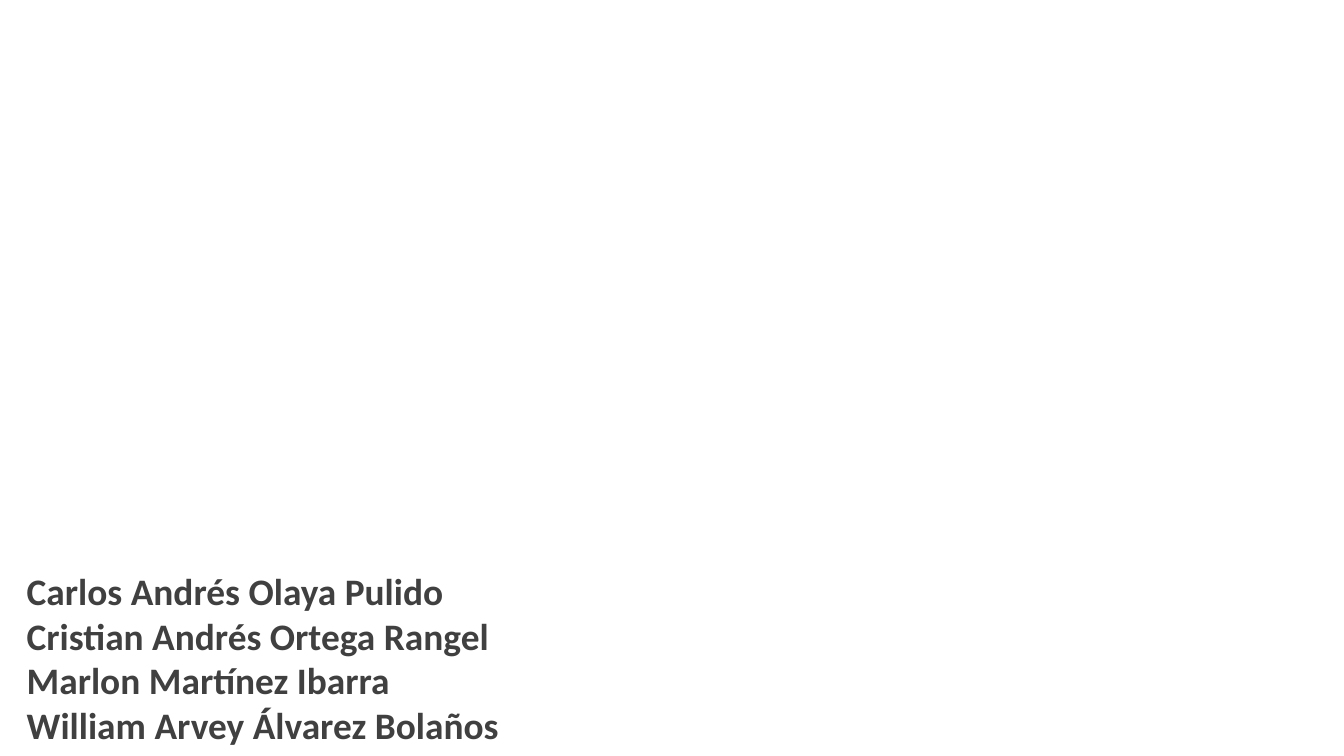
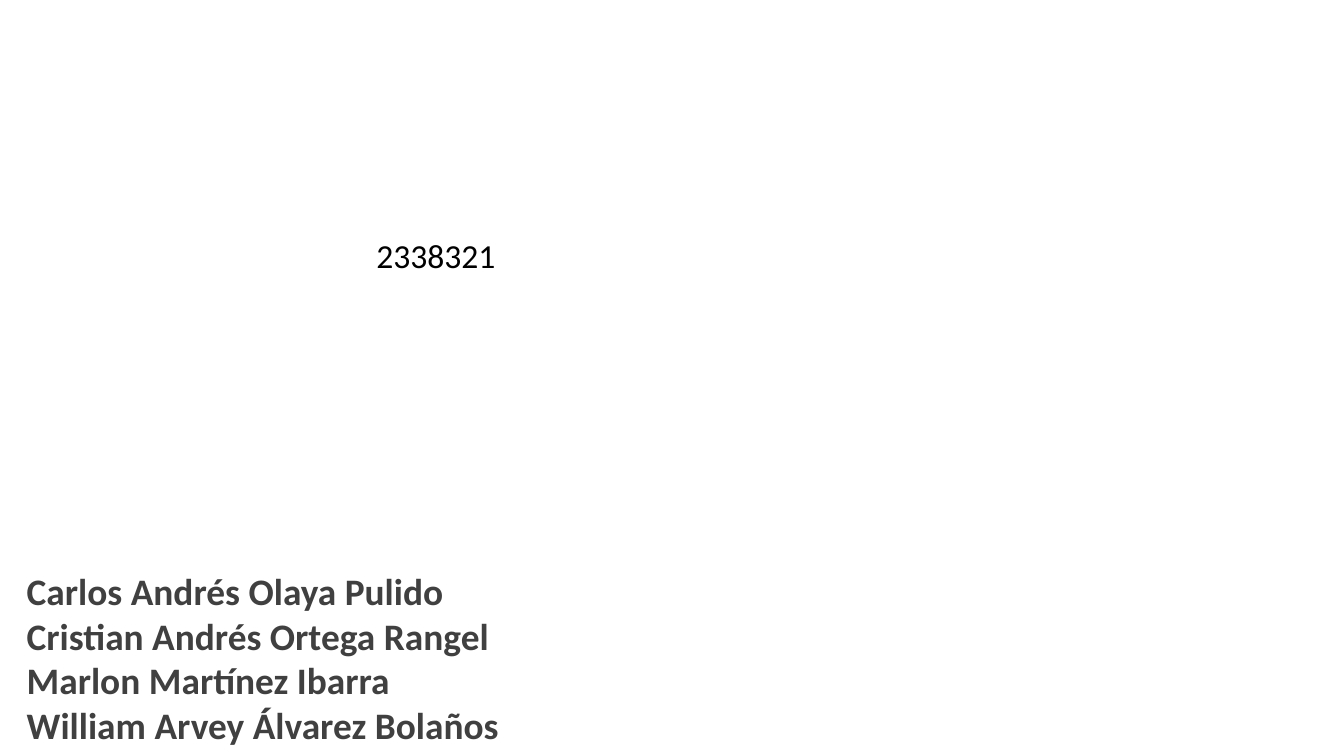
Before and after one commit to Mmartinez951/EntryQr, a slide deck: slide 2 of Presentacion/Presentación EntryMC.pptx. Drawn at 1344x756 pixels with LibreOffice and Linux fonts; fonts in the diff are those of the drawing; background and template pictures are left out. Boxes give left, top, right and bottom in pixels: in the first picture for what was removed or moved away, otherwise in the second. Text is boxed around its words. In the diff, an @@ line names an element or a change of style, - is before the commit and + after.

Commit message:
prueba

```diff
--- a/Presentacion/Presentación EntryMC.pptx
+++ b/Presentacion/Presentación EntryMC.pptx
@@ text added at <box>376,245,495,269</box>, 18 pt, text #000000 @@
+2338321
```
